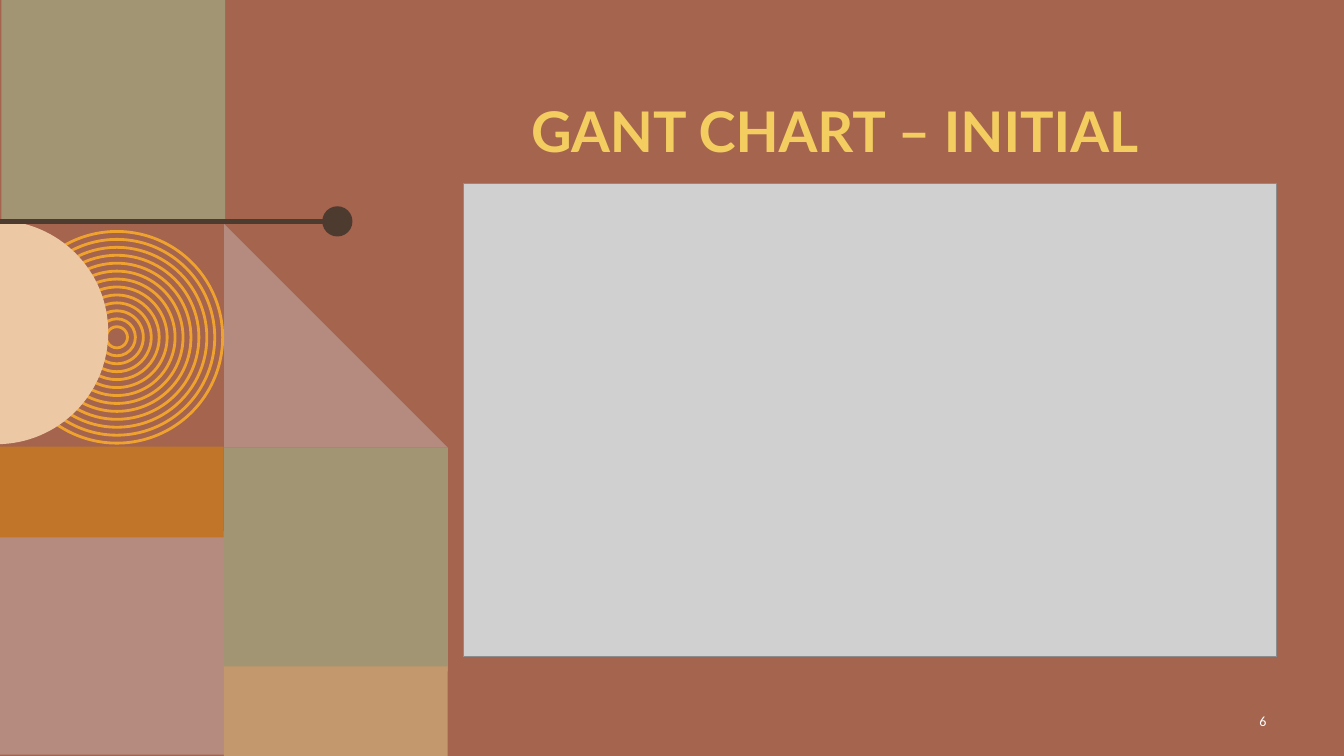
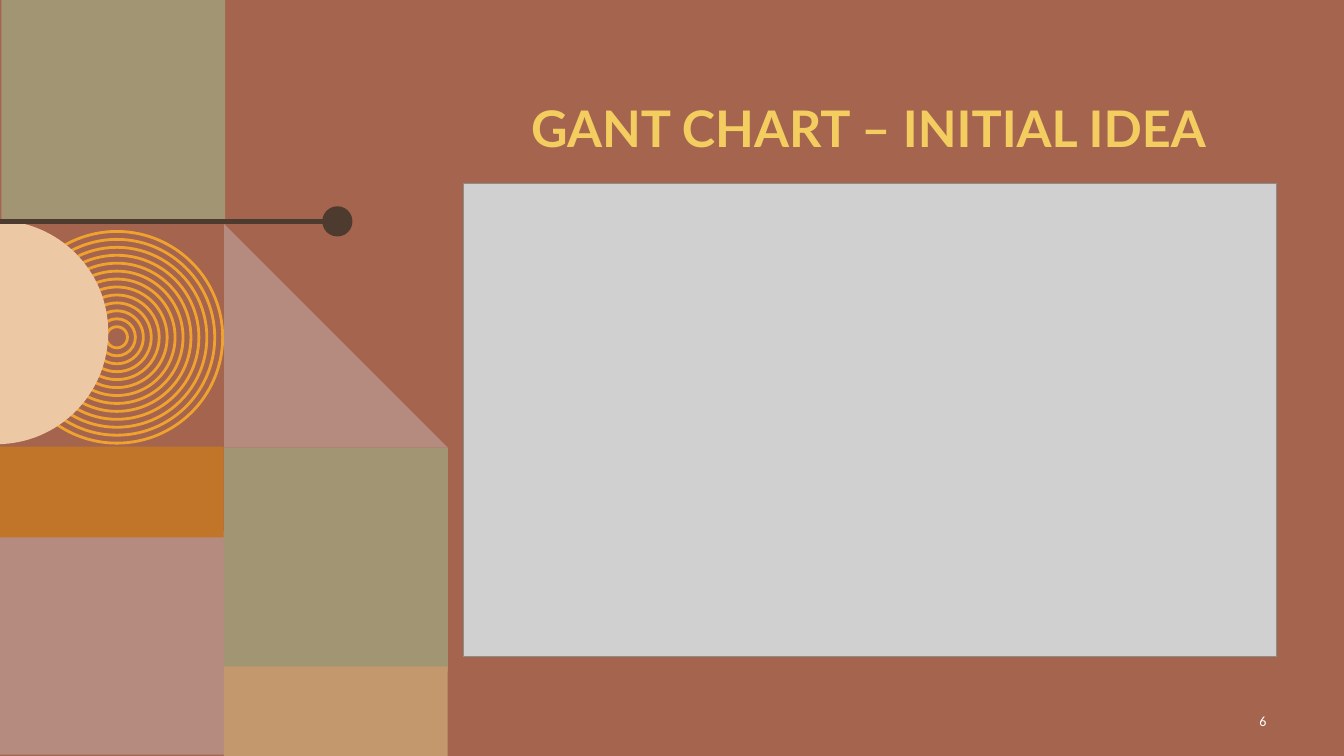
Before and after one commit to KalebOTB/ContactManager, a slide deck: slide 6 of Miscellaneous/Contact_Manager.pptx. Drawn at 1344x756 pixels with LibreOffice and Linux fonts; fonts in the diff are those of the drawing; grey boxes stand for pictures; background and template pictures are left out. Boxes give left, top, right and bottom in pixels: in the first picture for what was removed or moved away, otherwise in the second. Text is boxed around its words. In the diff, an @@ line names an element or a change of style, - is before the commit and + after.

```diff
--- a/Miscellaneous/Contact_Manager.pptx
+++ b/Miscellaneous/Contact_Manager.pptx
@@ title at (531,110,1206,148): text changed; size 40 to 36 pt @@
-GANT CHART – INITIAL
+GANT CHART – INITIAL IDEA
```
Also in this commit, not shown: 2 other slides changed, 10 other files.
